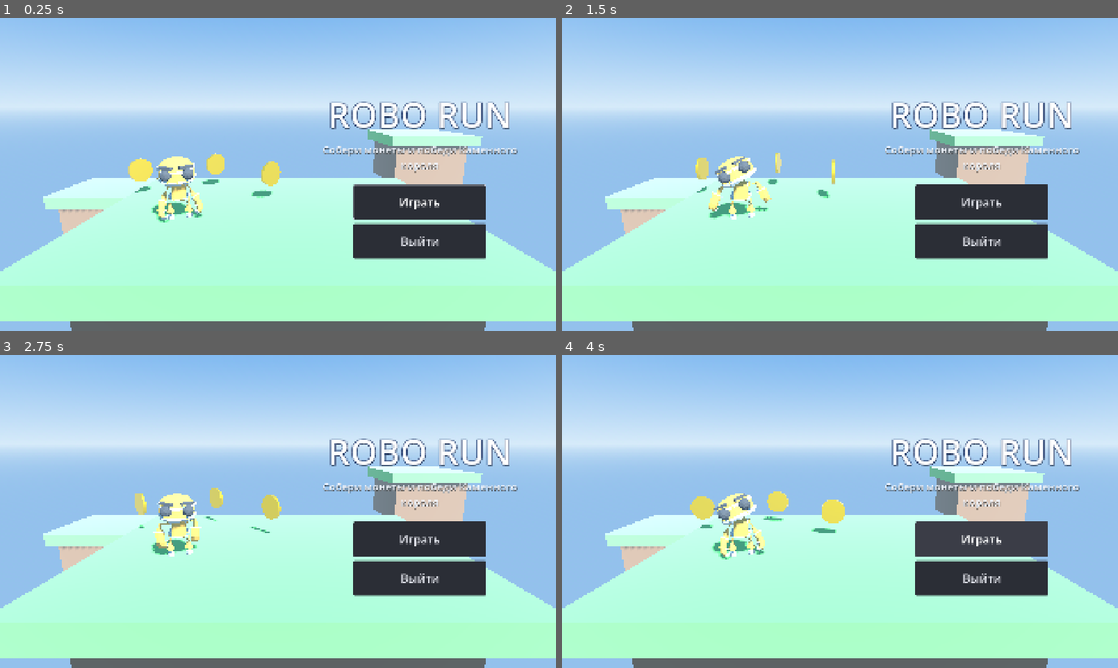
Above: before the commit, frames 1-4 (two rows, left to right).
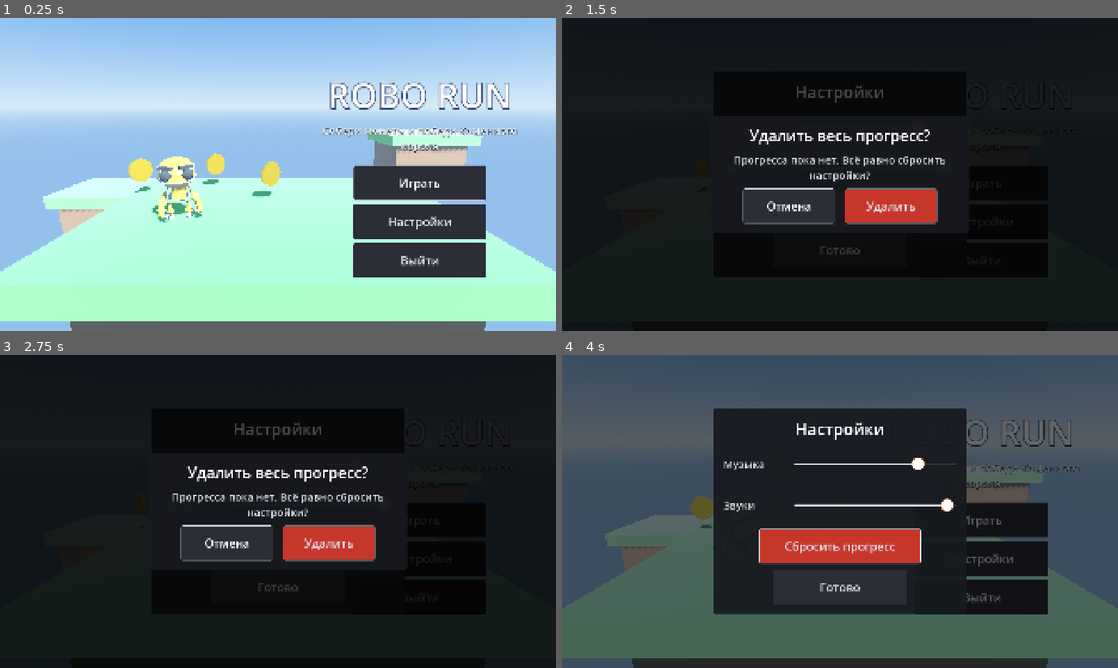
Above: after the commit, the same moments.

Repository: aesthenia/RoboRun
Game: Godot game, scene res://scenes/ui/main_menu.tscn
Same seed, same stepped clock (60 frames per second), same inputs: the game is played once before the commit and once after it.
Inputs (mouse positions are in pixels of both pictures, inside the frame that each line leads up to):
- Up to frame 1 (0.25 s): no input
- Up to frame 2 (1.5 s): click (984, 221) at 0.5 s, where only the run after the commit has a clickable "Настройки"; click (840, 208) at 1.25 s, where only the run after the commit has a clickable "Сбросить прогресс"
- Up to frame 3 (2.75 s): click (278, 586) at 2 s, where only the run after the commit has a clickable "Готово"
- Up to frame 4 (4 s): click (789, 542) at 2.75 s, where only the run after the commit has a clickable "Отмена"; click "Играть" at 3.5 s

The runs differ from the first frame. In frame 1, 8.2% of the frame differs, in the area x 58-94%, y 20-83%; in frame 2, 100%; in frame 3, 100%, in the area x 0-100%, y 0-100%; in frame 4, 99%.
Error before the commit: Invalid call. Nonexistent function 'start_game' in base 'Node (game_manager.gd)'. (res://scripts/ui/main_menu.gd:8)

Commit message:
Add level select from save, settings with volume sliders and reset progress confirm

Diff:
--- a/scenes/ui/main_menu.tscn
+++ b/scenes/ui/main_menu.tscn
@@ -33,6 +33,46 @@
 [sub_resource type="StandardMaterial3D" id="StandardMaterial3D_otr3d"]
 albedo_color = Color(0.47, 0.33, 0.22, 1)
 
+[sub_resource type="StyleBoxFlat" id="Style_red"]
+content_margin_left = 28.0
+content_margin_right = 28.0
+bg_color = Color(0.78, 0.21, 0.17, 1)
+border_width_left = 2
+border_width_top = 2
+border_width_right = 2
+border_width_bottom = 2
+border_color = Color(1, 1, 1, 0.85)
+corner_radius_top_left = 6
+corner_radius_top_right = 6
+corner_radius_bottom_right = 6
+corner_radius_bottom_left = 6
+
+[sub_resource type="StyleBoxFlat" id="Style_red_hover"]
+content_margin_left = 28.0
+content_margin_right = 28.0
+bg_color = Color(0.9, 0.28, 0.22, 1)
+border_width_left = 2
+border_width_top = 2
+border_width_right = 2
+border_width_bottom = 2
+border_color = Color(1, 1, 1, 1)
+corner_radius_top_left = 6
+corner_radius_top_right = 6
+corner_radius_bottom_right = 6
+corner_radius_bottom_left = 6
+
+[sub_resource type="Gradient" id="Gradient_knob"]
+offsets = PackedFloat32Array(0, 0.62, 0.7, 0.71)
+colors = PackedColorArray(1, 1, 1, 1, 1, 1, 1, 1, 1, 0.38, 0, 1, 1, 0.38, 0, 0)
+
+[sub_resource type="GradientTexture2D" id="Tex_knob"]
+gradient = SubResource("Gradient_knob")
+width = 64
+height = 64
+fill = 1
+fill_from = Vector2(0.5, 0.5)
+fill_to = Vector2(1, 0.5)
+
 [node name="MainMenu" type="Node3D" unique_id=1162808329]
 script = ExtResource("1_m1kxf")
 
@@ -127,9 +167,10 @@
 anchor_right = 1.0
 anchor_bottom = 0.5
 offset_left = -820.0
-offset_top = -320.0
+offset_top = -390.0
 offset_right = -120.0
-offset_bottom = 320.0
+offset_bottom = 390.0
+grow_vertical = 2
 theme_override_constants/separation = 14
 alignment = 1
 
@@ -165,9 +206,249 @@
 size_flags_horizontal = 4
 text = "Играть"
 
+[node name="BtnSettings" type="Button" parent="UI/Root/SafeArea/Column"]
+unique_name_in_owner = true
+custom_minimum_size = Vector2(460, 120)
+layout_mode = 2
+size_flags_horizontal = 4
+text = "Настройки"
+
 [node name="BtnQuit" type="Button" parent="UI/Root/SafeArea/Column" unique_id=2065655515]
 unique_name_in_owner = true
 custom_minimum_size = Vector2(460, 120)
 layout_mode = 2
 size_flags_horizontal = 4
 text = "Выйти"
+
+[node name="LevelPanel" type="Control" parent="UI/Root"]
+unique_name_in_owner = true
+visible = false
+layout_mode = 1
+anchors_preset = 15
+anchor_right = 1.0
+anchor_bottom = 1.0
+
+[node name="Dim" type="ColorRect" parent="UI/Root/LevelPanel"]
+layout_mode = 1
+anchors_preset = 15
+anchor_right = 1.0
+anchor_bottom = 1.0
+color = Color(0, 0, 0, 0.6)
+
+[node name="SafeArea" type="Control" parent="UI/Root/LevelPanel"]
+layout_mode = 3
+anchors_preset = 15
+anchor_right = 1.0
+anchor_bottom = 1.0
+mouse_filter = 2
+script = ExtResource("9_safe")
+
+[node name="Center" type="CenterContainer" parent="UI/Root/LevelPanel/SafeArea"]
+layout_mode = 1
+anchors_preset = 15
+anchor_right = 1.0
+anchor_bottom = 1.0
+mouse_filter = 2
+
+[node name="Card" type="PanelContainer" parent="UI/Root/LevelPanel/SafeArea/Center"]
+layout_mode = 2
+
+[node name="Box" type="VBoxContainer" parent="UI/Root/LevelPanel/SafeArea/Center/Card"]
+layout_mode = 2
+theme_override_constants/separation = 22
+
+[node name="Heading" type="Label" parent="UI/Root/LevelPanel/SafeArea/Center/Card/Box"]
+layout_mode = 2
+theme_override_font_sizes/font_size = 56
+theme_override_colors/font_color = Color(1, 1, 1, 1)
+text = "Выбор уровня"
+horizontal_alignment = 1
+
+[node name="LevelGrid" type="GridContainer" parent="UI/Root/LevelPanel/SafeArea/Center/Card/Box"]
+unique_name_in_owner = true
+layout_mode = 2
+theme_override_constants/h_separation = 20
+theme_override_constants/v_separation = 20
+columns = 2
+
+[node name="BtnLevelsBack" type="Button" parent="UI/Root/LevelPanel/SafeArea/Center/Card/Box"]
+unique_name_in_owner = true
+custom_minimum_size = Vector2(460, 120)
+layout_mode = 2
+size_flags_horizontal = 4
+text = "Назад"
+
+[node name="SettingsPanel" type="Control" parent="UI/Root"]
+unique_name_in_owner = true
+visible = false
+layout_mode = 1
+anchors_preset = 15
+anchor_right = 1.0
+anchor_bottom = 1.0
+
+[node name="Dim" type="ColorRect" parent="UI/Root/SettingsPanel"]
+layout_mode = 1
+anchors_preset = 15
+anchor_right = 1.0
+anchor_bottom = 1.0
+color = Color(0, 0, 0, 0.6)
+
+[node name="SafeArea" type="Control" parent="UI/Root/SettingsPanel"]
+layout_mode = 3
+anchors_preset = 15
+anchor_right = 1.0
+anchor_bottom = 1.0
+mouse_filter = 2
+script = ExtResource("9_safe")
+
+[node name="Center" type="CenterContainer" parent="UI/Root/SettingsPanel/SafeArea"]
+layout_mode = 1
+anchors_preset = 15
+anchor_right = 1.0
+anchor_bottom = 1.0
+mouse_filter = 2
+
+[node name="Card" type="PanelContainer" parent="UI/Root/SettingsPanel/SafeArea/Center"]
+layout_mode = 2
+
+[node name="Box" type="VBoxContainer" parent="UI/Root/SettingsPanel/SafeArea/Center/Card"]
+layout_mode = 2
+theme_override_constants/separation = 22
+
+[node name="Heading" type="Label" parent="UI/Root/SettingsPanel/SafeArea/Center/Card/Box"]
+layout_mode = 2
+theme_override_font_sizes/font_size = 56
+theme_override_colors/font_color = Color(1, 1, 1, 1)
+text = "Настройки"
+horizontal_alignment = 1
+
+[node name="MusicRow" type="HBoxContainer" parent="UI/Root/SettingsPanel/SafeArea/Center/Card/Box"]
+layout_mode = 2
+theme_override_constants/separation = 24
+
+[node name="MusicLabel" type="Label" parent="UI/Root/SettingsPanel/SafeArea/Center/Card/Box/MusicRow"]
+custom_minimum_size = Vector2(220, 0)
+layout_mode = 2
+text = "Музыка"
+
+[node name="MusicSlider" type="HSlider" parent="UI/Root/SettingsPanel/SafeArea/Center/Card/Box/MusicRow"]
+unique_name_in_owner = true
+custom_minimum_size = Vector2(560, 120)
+layout_mode = 2
+size_flags_vertical = 4
+theme_override_icons/grabber = SubResource("Tex_knob")
+theme_override_icons/grabber_highlight = SubResource("Tex_knob")
+max_value = 1.0
+step = 0.05
+
+[node name="SfxRow" type="HBoxContainer" parent="UI/Root/SettingsPanel/SafeArea/Center/Card/Box"]
+layout_mode = 2
+theme_override_constants/separation = 24
+
+[node name="SfxLabel" type="Label" parent="UI/Root/SettingsPanel/SafeArea/Center/Card/Box/SfxRow"]
+custom_minimum_size = Vector2(220, 0)
+layout_mode = 2
+text = "Звуки"
+
+[node name="SfxSlider" type="HSlider" parent="UI/Root/SettingsPanel/SafeArea/Center/Card/Box/SfxRow"]
+unique_name_in_owner = true
+custom_minimum_size = Vector2(560, 120)
+layout_mode = 2
+size_flags_vertical = 4
+theme_override_icons/grabber = SubResource("Tex_knob")
+theme_override_icons/grabber_highlight = SubResource("Tex_knob")
+max_value = 1.0
+step = 0.05
+
+[node name="BtnReset" type="Button" parent="UI/Root/SettingsPanel/SafeArea/Center/Card/Box"]
+unique_name_in_owner = true
+custom_minimum_size = Vector2(560, 120)
+layout_mode = 2
+size_flags_horizontal = 4
+theme_override_styles/normal = SubResource("Style_red")
+theme_override_styles/hover = SubResource("Style_red_hover")
+theme_override_styles/pressed = SubResource("Style_red_hover")
+theme_override_styles/focus = SubResource("Style_red_hover")
+text = "Сбросить прогресс"
+
+[node name="BtnSettingsBack" type="Button" parent="UI/Root/SettingsPanel/SafeArea/Center/Card/Box"]
+unique_name_in_owner = true
+custom_minimum_size = Vector2(460, 120)
+layout_mode = 2
+size_flags_horizontal = 4
+text = "Готово"
+
+[node name="ConfirmPanel" type="Control" parent="UI/Root"]
+unique_name_in_owner = true
+visible = false
+layout_mode = 1
+anchors_preset = 15
+anchor_right = 1.0
+anchor_bottom = 1.0
+
+[node name="Dim" type="ColorRect" parent="UI/Root/ConfirmPanel"]
+layout_mode = 1
+anchors_preset = 15
+anchor_right = 1.0
+anchor_bottom = 1.0
+color = Color(0, 0, 0, 0.72)
+
+[node name="SafeArea" type="Control" parent="UI/Root/ConfirmPanel"]
+layout_mode = 3
+anchors_preset = 15
+anchor_right = 1.0
+anchor_bottom = 1.0
+mouse_filter = 2
+script = ExtResource("9_safe")
+
+[node name="Center" type="CenterContainer" parent="UI/Root/ConfirmPanel/SafeArea"]
+layout_mode = 1
+anchors_preset = 15
+anchor_right = 1.0
+anchor_bottom = 1.0
+mouse_filter = 2
+
+[node name="Card" type="PanelContainer" parent="UI/Root/ConfirmPanel/SafeArea/Center"]
+layout_mode = 2
+
+[node name="Box" type="VBoxContainer" parent="UI/Root/ConfirmPanel/SafeArea/Center/Card"]
+layout_mode = 2
+theme_override_constants/separation = 22
+
+[node name="Heading" type="Label" parent="UI/Root/ConfirmPanel/SafeArea/Center/Card/Box"]
+layout_mode = 2
+theme_override_font_sizes/font_size = 52
+theme_override_colors/font_color = Color(1, 1, 1, 1)
+text = "Удалить весь прогресс?"
+horizontal_alignment = 1
+
+[node name="ConfirmText" type="Label" parent="UI/Root/ConfirmPanel/SafeArea/Center/Card/Box"]
+unique_name_in_owner = true
+custom_minimum_size = Vector2(820, 0)
+layout_mode = 2
+text = "..."
+horizontal_alignment = 1
+autowrap_mode = 3
+
+[node name="Buttons" type="HBoxContainer" parent="UI/Root/ConfirmPanel/SafeArea/Center/Card/Box"]
+layout_mode = 2
+alignment = 1
+theme_override_constants/separation = 32
+
+[node name="BtnCancel" type="Button" parent="UI/Root/ConfirmPanel/SafeArea/Center/Card/Box/Buttons"]
+unique_name_in_owner = true
+custom_minimum_size = Vector2(320, 120)
+layout_mode = 2
+size_flags_horizontal = 4
+text = "Отмена"
+
+[node name="BtnDelete" type="Button" parent="UI/Root/ConfirmPanel/SafeArea/Center/Card/Box/Buttons"]
+unique_name_in_owner = true
+custom_minimum_size = Vector2(320, 120)
+layout_mode = 2
+size_flags_horizontal = 4
+theme_override_styles/normal = SubResource("Style_red")
+theme_override_styles/hover = SubResource("Style_red_hover")
+theme_override_styles/pressed = SubResource("Style_red_hover")
+theme_override_styles/focus = SubResource("Style_red_hover")
+text = "Удалить"
--- a/scripts/ui/main_menu.gd
+++ b/scripts/ui/main_menu.gd
@@ -1,11 +1,97 @@
 extends Node3D
+
+@onready var level_grid: GridContainer = %LevelGrid
+@onready var music_slider: HSlider = %MusicSlider
+@onready var sfx_slider: HSlider = %SfxSlider
+
 
 func _ready() -> void:
 	get_tree().paused = false
 	var ap: AnimationPlayer = $Robot/AnimationPlayer
 	ap.get_animation("Dance").loop_mode = Animation.LOOP_LINEAR
 	ap.play("Dance")
-	%BtnPlay.pressed.connect(func(): Audio.play("click"); GameManager.start_game())
-	%BtnQuit.pressed.connect(func(): get_tree().quit())
+	%BtnPlay.pressed.connect(_open.bind(%LevelPanel))
+	%BtnSettings.pressed.connect(_open.bind(%SettingsPanel))
+	%BtnQuit.pressed.connect(_quit)
+	%BtnLevelsBack.pressed.connect(_close.bind(%LevelPanel))
+	%BtnSettingsBack.pressed.connect(_close_settings)
+	%BtnReset.pressed.connect(_ask_reset)
+	%BtnCancel.pressed.connect(_close.bind(%ConfirmPanel))
+	%BtnDelete.pressed.connect(_confirm_reset)
+	music_slider.value = SaveManager.data.music_volume
+	sfx_slider.value = SaveManager.data.sfx_volume
+	music_slider.value_changed.connect(SaveManager.set_music_volume)
+	sfx_slider.value_changed.connect(SaveManager.set_sfx_volume)
+	music_slider.drag_ended.connect(func(_c): SaveManager.save())
+	sfx_slider.drag_ended.connect(func(_c): SaveManager.save(); Audio.play("click"))
+	_build_level_buttons()
 	%BtnPlay.grab_focus()
 	Audio.play_music()
+
+
+func _build_level_buttons() -> void:
+	for c in level_grid.get_children():
+		c.queue_free()
+	for i in GameManager.level_count():
+		var level: LevelData = GameManager.campaign.levels[i]
+		var number := i + 1
+		var open := SaveManager.data.is_unlocked(number)
+		var best := SaveManager.data.best_score(number)
+		var b := Button.new()
+		b.custom_minimum_size = Vector2(620, 150)
+		b.disabled = not open
+		var status := "Закрыто"
+		if open:
+			status = "Рекорд: %d" % best if best > 0 else "Не пройден"
+		b.text = "%s\n%s" % [level.title, status]
+		b.pressed.connect(_start_level.bind(i))
+		level_grid.add_child(b)
+
+
+func _start_level(index: int) -> void:
+	Audio.play("click")
+	GameManager.play_level(index)
+
+
+func _open(panel: Control) -> void:
+	Audio.play("click")
+	panel.show()
+	var first := panel.find_children("*", "Button", true, false)
+	for b in first:
+		if not b.disabled:
+			b.grab_focus()
+			break
+
+
+func _close(panel: Control) -> void:
+	Audio.play("click")
+	panel.hide()
+
+
+func _close_settings() -> void:
+	SaveManager.save()
+	_close(%SettingsPanel)
+
+
+func _ask_reset() -> void:
+	var d := SaveManager.data
+	var top := 1
+	for n in d.unlocked_levels:
+		top = maxi(top, n)
+	if d.total_best() > 0 or top > 1:
+		%ConfirmText.text = "Рекорды (всего %d очков) и открытые уровни 1–%d будут удалены. Настройки звука вернутся к исходным. Это нельзя отменить." % [d.total_best(), top]
+	else:
+		%ConfirmText.text = "Прогресса пока нет. Всё равно сбросить настройки?"
+	_open(%ConfirmPanel)
+	%BtnCancel.grab_focus()
+
+
+func _confirm_reset() -> void:
+	Audio.play("click")
+	SaveManager.reset_progress()
+	get_tree().reload_current_scene()
+
+
+func _quit() -> void:
+	SaveManager.save()
+	get_tree().quit()
